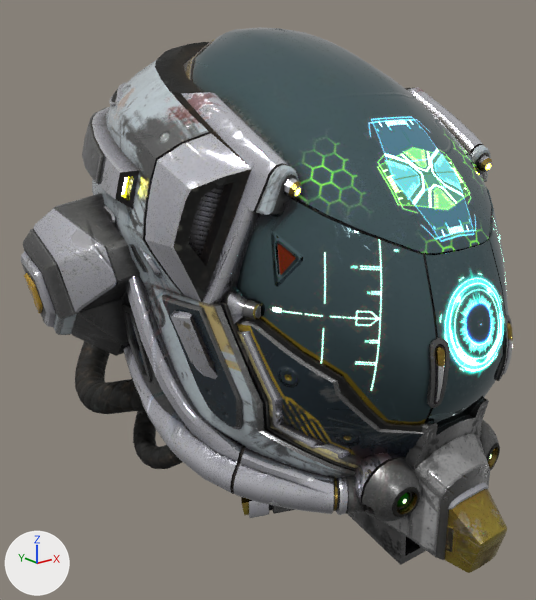
An edit to the glTF model editor/assets/models/damaged_helmet/damaged_helmet.gltf, drawn before and after from the same camera.
One viewpoint serves both versions: a camera (50 mm lens) standing at (-1.88, -1.97, 0.75) and looking at (-0.12, 0.23, -0.13). The axes (+X, +Y, +Z) are drawn at lower left. The lights are the same throughout. The picture after the commit comes second. Where no turn or scale is listed for an object, it has been applied to the vertices.

Objects in the first picture: 'helmet'.
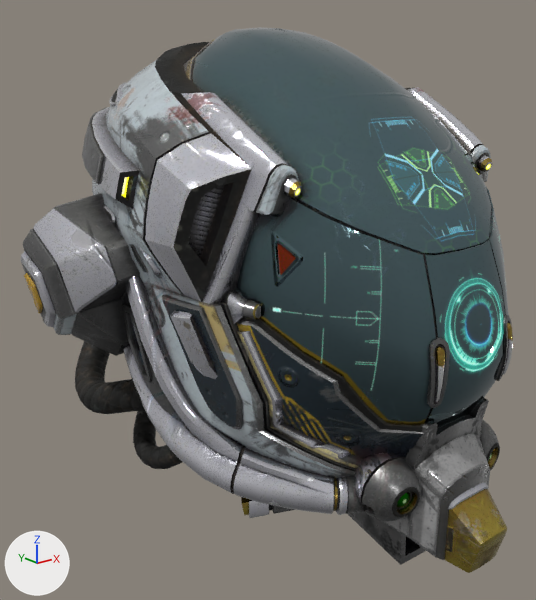
Changed parts and their boxes (x1, y1, x2, y2) in the pictures (536 x 600 px):
'helmet', recoloured
    both: (118, 113, 509, 507)

The change in detail:
Material 'damaged_helmet' (mat_damaged_helmet) is new.
Uses the picture img_albedo.
Uses the picture img_emissive.
Uses the picture img_normal.
Uses the picture img_orm.
me_helmet has 8661 vertices, 15452 faces and spans x -0.95..0.94, y -0.81..1.19, z -0.9..0.9.
me_helmet no longer uses material mat_helmet.
me_helmet gains material mat_damaged_helmet.
